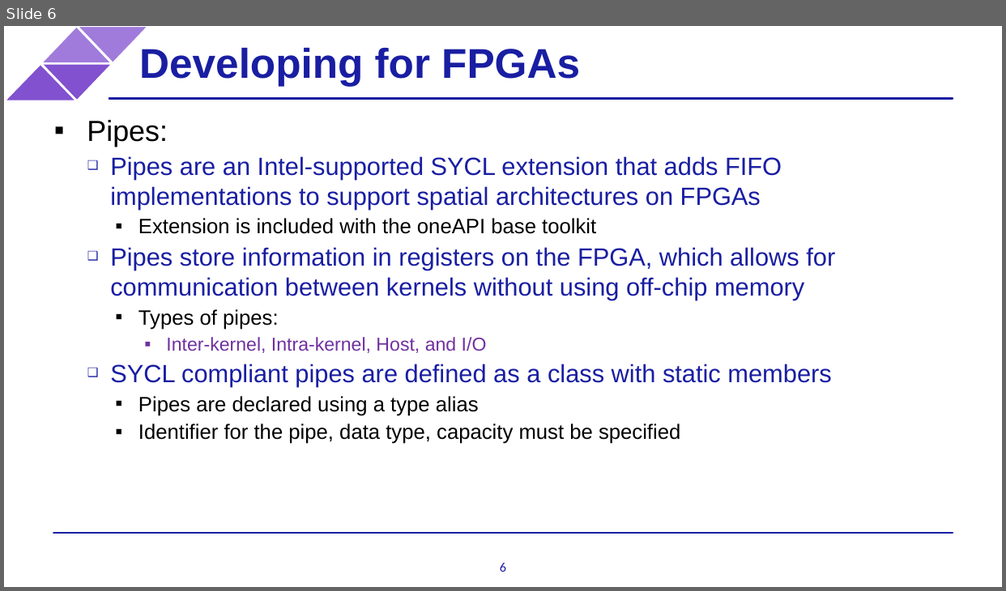
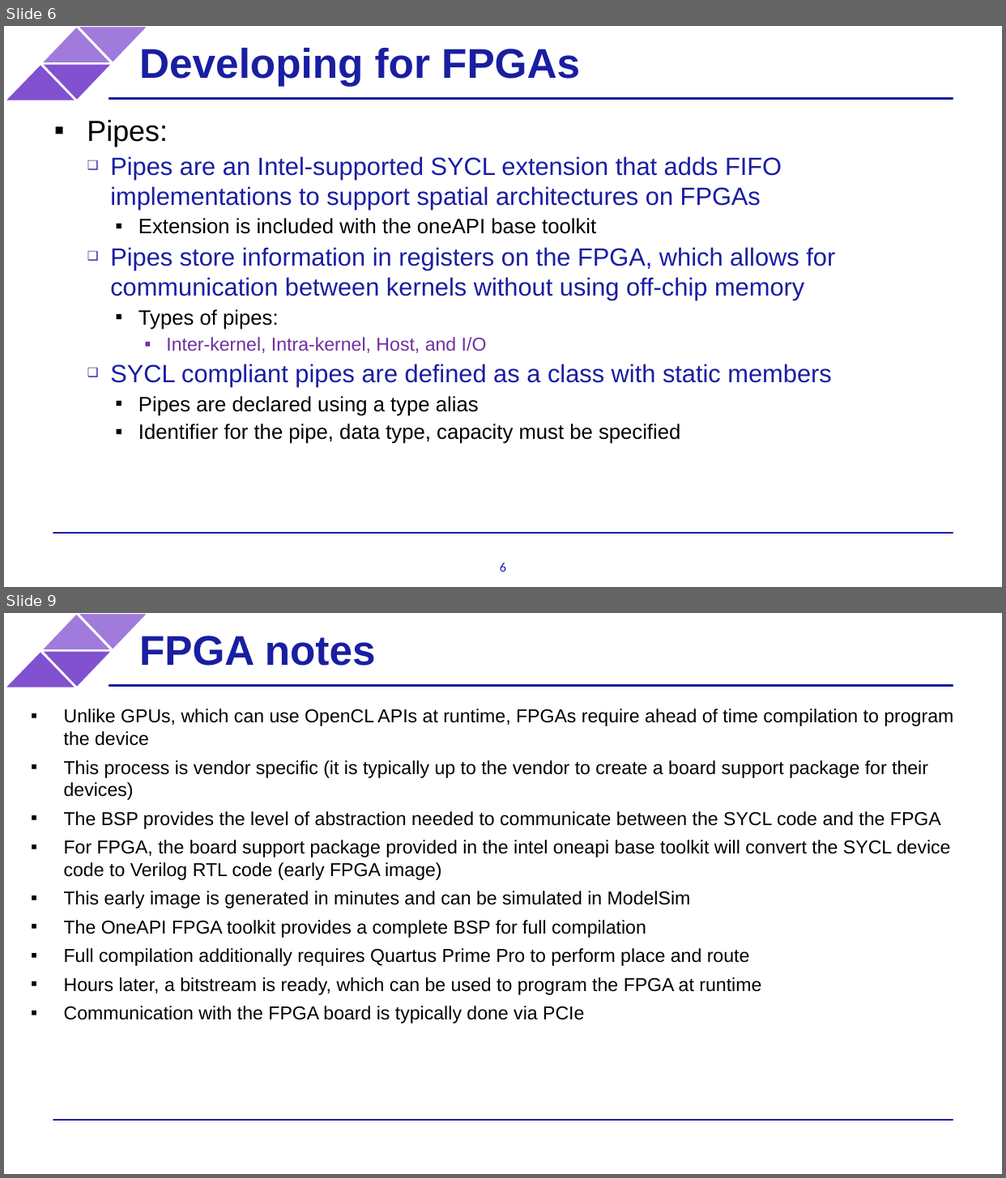
Before and after one commit to BenjaminMFindley/Reconfig-2-SYCL-DPCPP, a slide deck: Slides/SYCL_FPGA.pptx. Shown one above the other, each under a label of ours: slide 6 before the commit, slides 6 and 9 after it; the slides between them are not shown. The pictures are 1006x591 and 1006x1178 pixels, drawn with LibreOffice and Linux fonts; fonts in the diff are those of the drawing; background and template pictures are left out. Boxes give left, top, right and bottom in pixels: in the first picture for what was removed or moved away, otherwise in the second. Text is boxed around its words. In the diff, an @@ line names an element or a change of style, - is before the commit and + after.

```diff
--- a/Slides/SYCL_FPGA.pptx
+++ b/Slides/SYCL_FPGA.pptx
@@ slide 9 added at [4,613,1002,1174], background #FFFFFF; not listed: 6 template elements that a slide beside it also shows @@
@@ title added at [139,636,376,666], 40 pt, text #191EA2, bold @@
+FPGA notes
@@ text added at [64,709,953,1024], 18 pt, text #000000 @@
+▪ Unlike GPUs, which can use OpenCL APIs at runtime, FPGAs require ahead of time compilation to program the device
+▪ This process is vendor specific (it is typically up to the vendor to create a board support package for their devices)
+▪ The BSP provides the level of abstraction needed to communicate between the SYCL code and the FPGA
+▪ For FPGA, the board support package provided in the intel oneapi base toolkit will convert the SYCL device code to Verilog RTL code (early FPGA image)
+▪ This early image is generated in minutes and can be simulated in ModelSim
+▪ The OneAPI FPGA toolkit provides a complete BSP for full compilation
+▪ Full compilation additionally requires Quartus Prime Pro to perform place and route
+▪ Hours later, a bitstream is ready, which can be used to program the FPGA at runtime
+▪ Communication with the FPGA board is typically done via PCIe
```
Also in this commit, not shown: 2 other slides added, 9 slides removed, 1 other file.
